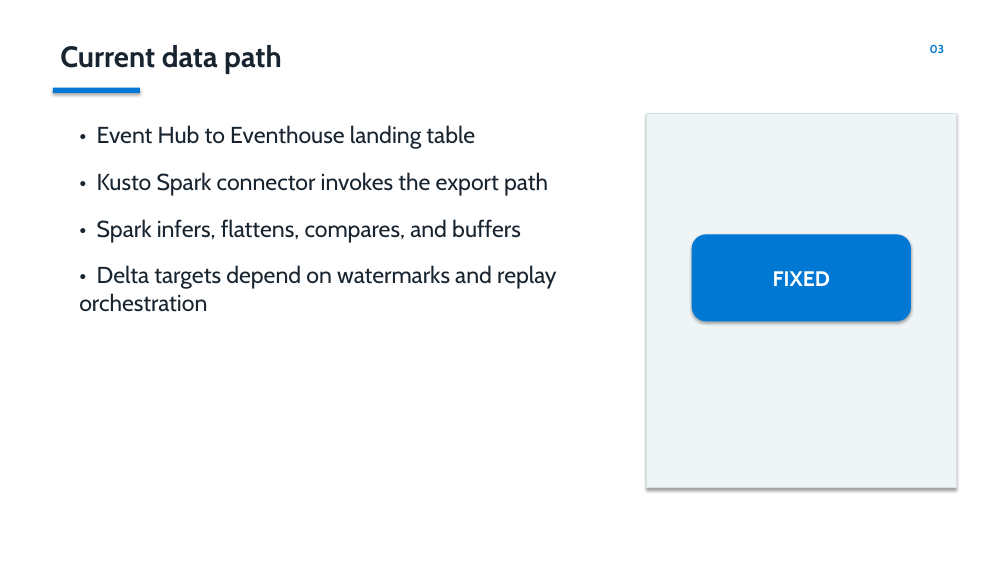
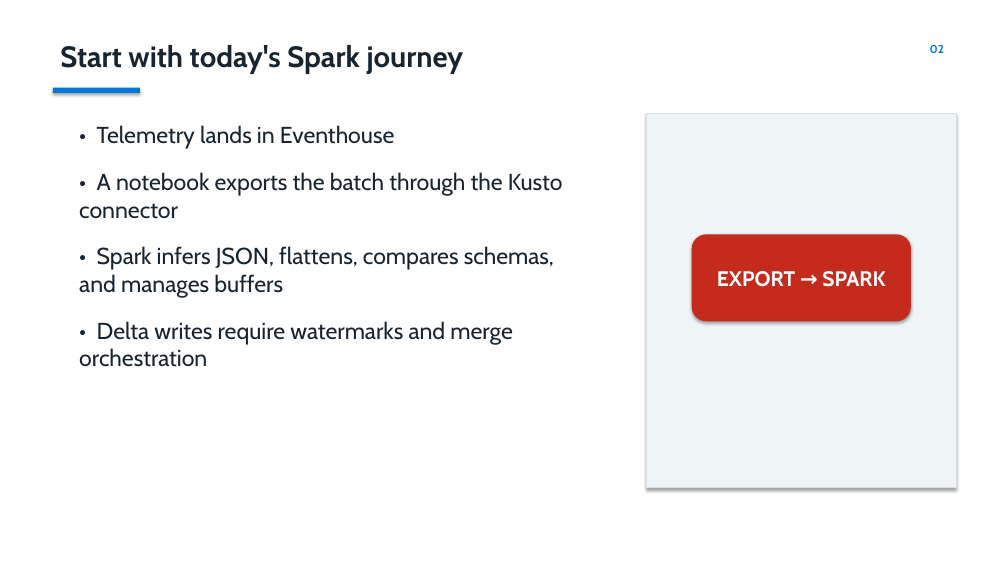
Before and after one commit to MatthieuLefebvre/eventhouse-schema-drift-reference, a slide deck: slide 2 of presentation/eventhouse-schema-drift-reference.pptx (slide 3 before the commit). Drawn at 1008x567 pixels with LibreOffice and Linux fonts; fonts in the diff are those of the drawing. Boxes give left, top, right and bottom in pixels: in the first picture for what was removed or moved away, otherwise in the second. Text is boxed around its words. In the diff, an @@ line names an element or a change of style, - is before the commit and + after.

Commit message:
Turn guidance into a customer demo journey

```diff
--- a/presentation/eventhouse-schema-drift-reference.pptx
+++ b/presentation/eventhouse-schema-drift-reference.pptx
@@ text at (60,45,464,74): text changed @@
-Current data path
+Start with today's Spark journey
@@ text at (79,125,563,367): text changed @@
-• Event Hub to Eventhouse landing table
-• Kusto Spark connector invokes the export path
-• Spark infers, flattens, compares, and buffers
-• Delta targets depend on watermarks and replay orchestration
+• Telemetry lands in Eventhouse
+• A notebook exports the batch through the Kusto connector
+• Spark infers JSON, flattens, compares schemas, and manages buffers
+• Delta writes require watermarks and merge orchestration
@@ rounded rectangle "EXPORT → SPARK" at (692,234,911,321): fill #0078D4 to #C42B1C @@
@@ text in rounded rectangle at (717,271,885,287): text changed @@
-FIXED
+EXPORT → SPARK
```
Also in this commit, not shown: 2 other slides changed, 9 slides added, 9 slides removed, 4 other files.
